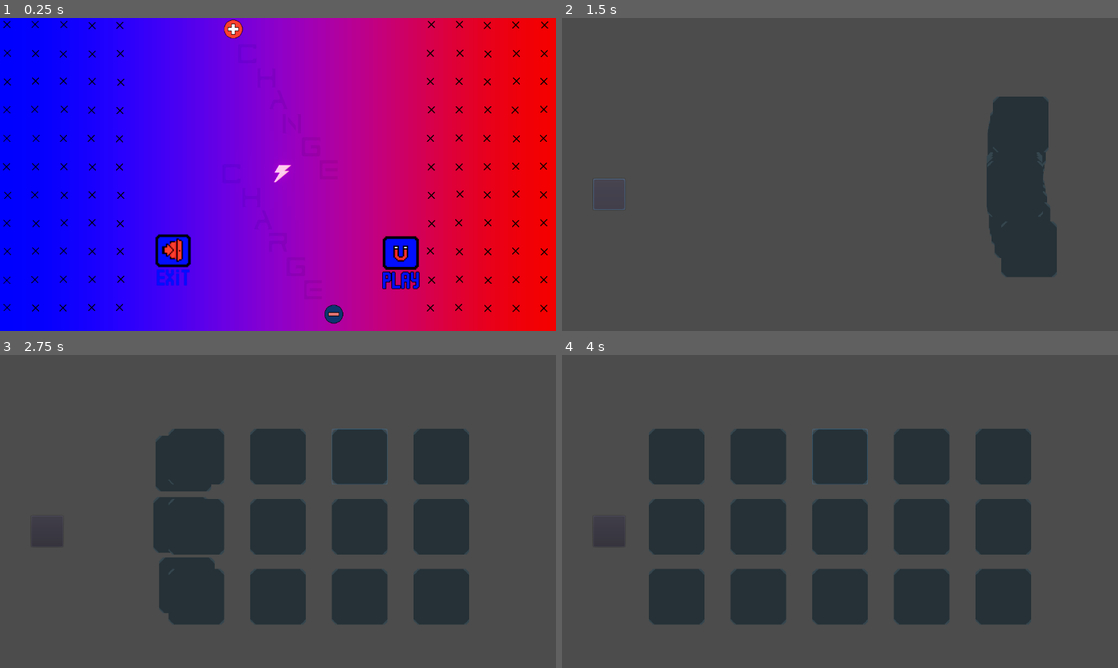
Above: before the commit, frames 1-4 (two rows, left to right).
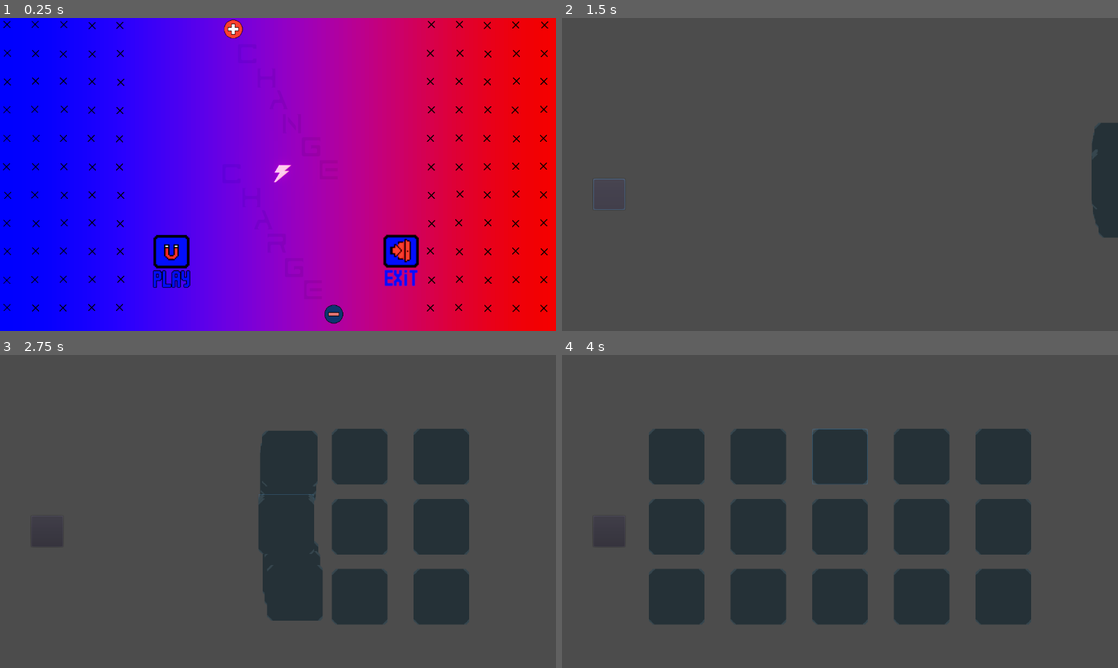
Above: after the commit, the same moments.

Repository: Gamedev-do-Hiroshi/changecharge
Game: Godot game, scene res://scenes/Title_Screen.tscn
The game is run twice, just before and just after one commit, with the same random seed, the same clock (stepped at 60 frames per second) and the same inputs. This scene is started directly instead of the project's main scene. Sound files missing from this copy of the repository are replaced by a short silence.
Inputs (mouse positions are in pixels of both pictures, inside the frame that each line leads up to):
- Up to frame 1 (0.25 s): no input
- Up to frame 2 (1.5 s): click (734, 262) at 0.5 s; click (606, 193) at 1.25 s
- Up to frame 3 (2.75 s): click "1" at 2 s
- Up to frame 4 (4 s): click "2" at 2.75 s; click "3" at 3.5 s

The runs differ from the first frame. In frame 1, 1.6% of the frame differs, in the area x 27-76%, y 69-87%; in frame 2, 7.6%; in frame 3, 10%, in the area x 27-70%, y 23-86%; in frame 4, nothing differs.

Commit message:
Som corrigido e algusn efeitos sonoros adicionados

Diff:
--- /dev/null
+++ b/Game/default_bus_layout.tres
@@ -0,0 +1,23 @@
+[gd_resource type="AudioBusLayout" load_steps=4 format=2]
+
+[sub_resource type="AudioEffectFilter" id=1]
+resource_name = "Filter"
+resonance = 0.73
+
+[sub_resource type="AudioEffectReverb" id=2]
+resource_name = "Reverb"
+hipass = 0.35
+wet = 0.33
+
+[sub_resource type="AudioEffectSpectrumAnalyzer" id=3]
+resource_name = "SpectrumAnalyzer"
+tap_back_pos = 1.2
+
+[resource]
+bus/0/volume_db = 0.662756
+bus/0/effect/0/effect = SubResource( 1 )
+bus/0/effect/0/enabled = true
+bus/0/effect/1/effect = SubResource( 2 )
+bus/0/effect/1/enabled = true
+bus/0/effect/2/effect = SubResource( 3 )
+bus/0/effect/2/enabled = true
--- a/Game/scenes/Title_Screen.tscn
+++ b/Game/scenes/Title_Screen.tscn
@@ -66,12 +66,12 @@
 [node name="Back_ground" parent="." instance=ExtResource( 2 )]
 
 [node name="TextureButton" type="TextureButton" parent="."]
-margin_left = 354.95
-margin_top = 495.401
-margin_right = 441.95
-margin_bottom = 621.401
+margin_left = 352.0
+margin_top = 496.0
+margin_right = 439.0
+margin_bottom = 622.0
 rect_pivot_offset = Vector2( 43.5, 63 )
-texture_normal = ExtResource( 4 )
+texture_normal = ExtResource( 3 )
 texture_hover = ExtResource( 11 )
 expand = true
 stretch_mode = 6
@@ -80,12 +80,12 @@
 }
 
 [node name="TextureButton2" type="TextureButton" parent="."]
-margin_left = 879.501
-margin_top = 498.751
-margin_right = 966.501
-margin_bottom = 624.751
+margin_left = 880.0
+margin_top = 496.0
+margin_right = 967.0
+margin_bottom = 622.0
 rect_pivot_offset = Vector2( 43.5, 63 )
-texture_normal = ExtResource( 3 )
+texture_normal = ExtResource( 4 )
 texture_hover = ExtResource( 12 )
 expand = true
 stretch_mode = 6
@@ -242,10 +242,10 @@
 
 [node name="Letra10" type="RichTextLabel" parent="Titulo"]
 modulate = Color( 0.827451, 0.788235, 0.2, 1 )
-margin_left = 601.639
-margin_top = 440.823
-margin_right = 911.639
-margin_bottom = 495.823
+margin_left = 599.263
+margin_top = 442.999
+margin_right = 909.263
+margin_bottom = 497.999
 custom_fonts/normal_font = SubResource( 4 )
 bbcode_enabled = true
 bbcode_text = "[shake  RATE = 10level = 5 ]R"
@@ -257,10 +257,10 @@
 
 [node name="Letra11" type="RichTextLabel" parent="Titulo"]
 modulate = Color( 0.827451, 0.788235, 0.2, 1 )
-margin_left = 642.536
-margin_top = 497.351
-margin_right = 952.539
-margin_bottom = 552.351
+margin_left = 639.263
+margin_top = 498.999
+margin_right = 949.266
+margin_bottom = 553.999
 custom_fonts/normal_font = SubResource( 4 )
 bbcode_enabled = true
 bbcode_text = "[shake  RATE = 10level = 5 ]G"
--- a/Game/scripts/Title_Screen.gd
+++ b/Game/scripts/Title_Screen.gd
@@ -1,6 +1,5 @@
 extends Node
 
-var time = Timer
 
 var t = 0.0
 var letra = 0
@@ -31,11 +30,11 @@
 		letra += 1
 		t = 0.0
 	$AnimationPlayer.play("twinkle")
-	if $TextureButton.is_pressed():
-		$AudioStreamPlayer2.play()
-		$AnimationPlayer.play("select")
+
 
 func _on_TextureButton_pressed():
+	$AudioStreamPlayer2.play()
+	yield($AudioStreamPlayer2,"finished")
 	get_tree().change_scene("res://scenes/chooseLevel.tscn")
 
 
